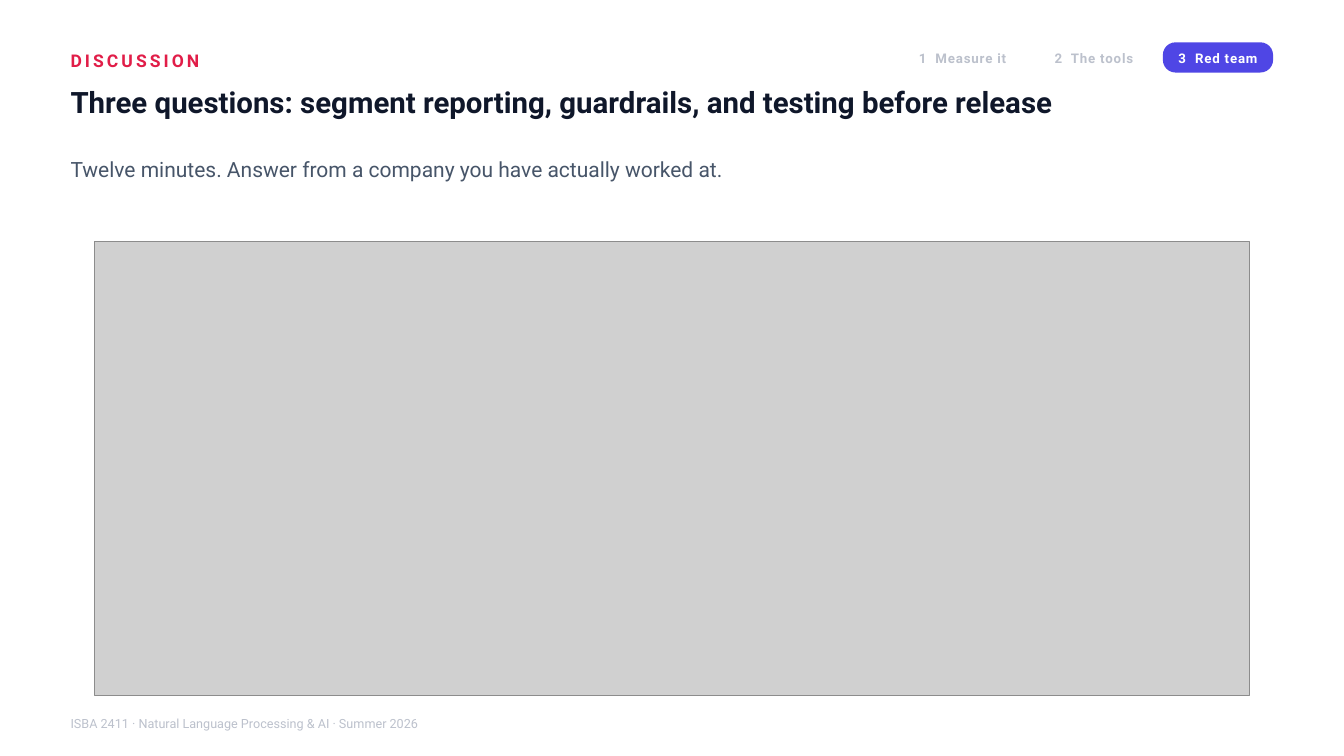
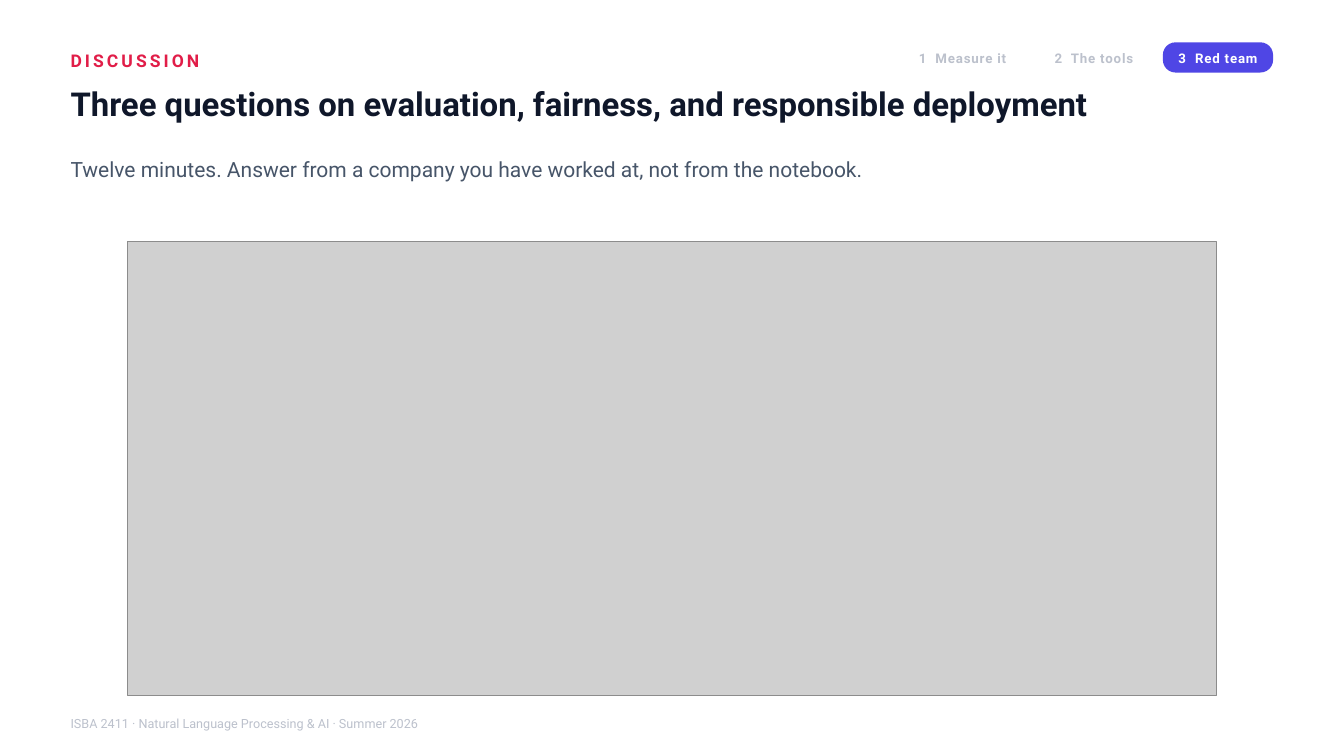
Before and after one commit to JulesMalin/isba2411-nlp, a slide deck: slide 9 of Week 9/L17_Support_Copilot_Audit.pptx. Drawn at 1344x756 pixels with LibreOffice and Linux fonts; fonts in the diff are those of the drawing; grey boxes stand for pictures. Boxes give left, top, right and bottom in pixels: in the first picture for what was removed or moved away, otherwise in the second. Text is boxed around its words. In the diff, an @@ line names an element or a change of style, - is before the commit and + after.

Commit message:
Week 9: L17 discussion moves from competition specifics to evaluation, fairness and responsible deployment

```diff
--- a/Week 9/L17_Support_Copilot_Audit.pptx
+++ b/Week 9/L17_Support_Copilot_Audit.pptx
@@ text at (71, 91, 1087, 123): text changed; size 21 to 23.5 pt @@
-Three questions: segment reporting, guardrails, and testing before release
+Three questions on evaluation, fairness, and responsible deployment
@@ text at (71, 161, 862, 182): text changed @@
-Twelve minutes. Answer from a company you have actually worked at.
+Twelve minutes. Answer from a company you have worked at, not from the notebook.
@@ picture: place and size @@
-picture at (95, 242, 1250, 696)
+picture at (128, 242, 1217, 696)
```
